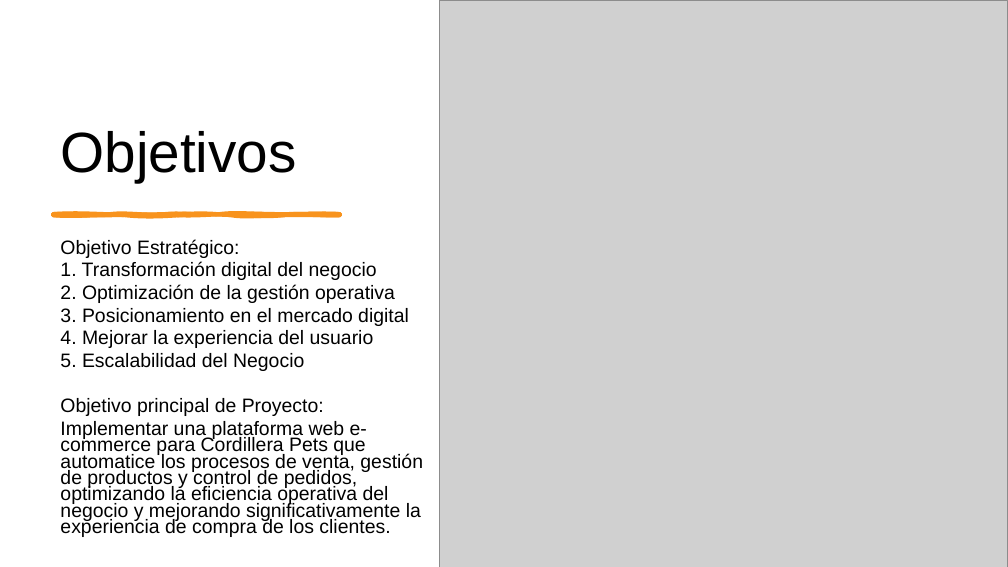
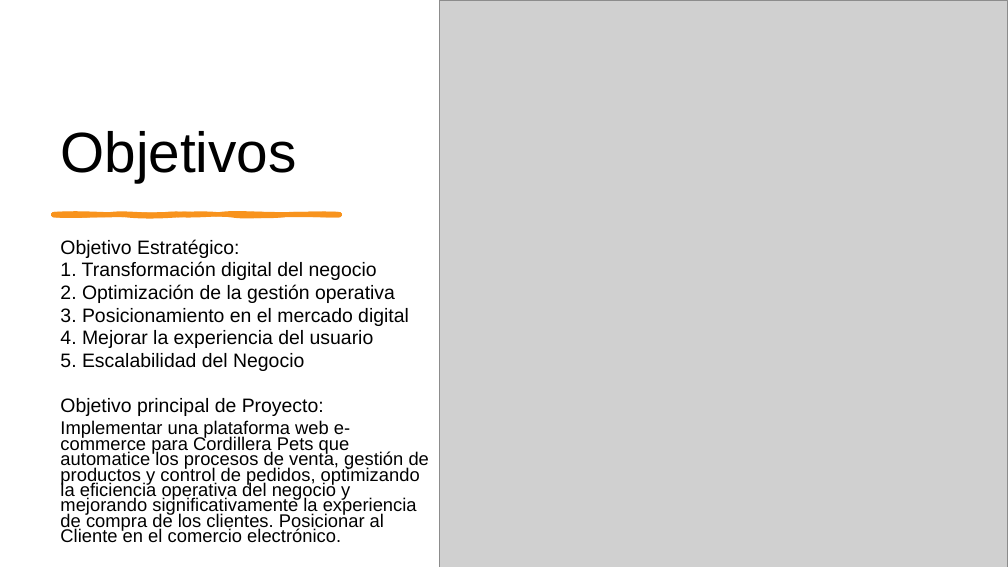
Before and after one commit to nrocha02/2025_MA_CAPSTONE_704D_GRUPO_2, a slide deck: slide 3 of Evidencias Grupales/03-ESTRUCTURA-PRESENTACION-VISION INICIAL DEL PROYECTO.pptx. Drawn at 1008x567 pixels with LibreOffice and Linux fonts; fonts in the diff are those of the drawing; grey boxes stand for pictures. Boxes give left, top, right and bottom in pixels: in the first picture for what was removed or moved away, otherwise in the second. Text is boxed around its words. In the diff, an @@ line names an element or a change of style, - is before the commit and + after.

```diff
--- a/Evidencias Grupales/03-ESTRUCTURA-PRESENTACION-VISION INICIAL DEL PROYECTO.pptx
+++ b/Evidencias Grupales/03-ESTRUCTURA-PRESENTACION-VISION INICIAL DEL PROYECTO.pptx
@@ text at (60,420,429,542): text changed; size 18.5 to 17.5 pt @@
-Implementar una plataforma web e-commerce para Cordillera Pets que automatice los procesos de venta, gestión de productos y control de pedidos, optimizando la eficiencia operativa del negocio y mejorando significativamente la experiencia de compra de los clientes.
+Implementar una plataforma web e-commerce para Cordillera Pets que automatice los procesos de venta, gestión de productos y control de pedidos, optimizando la eficiencia operativa del negocio y mejorando significativamente la experiencia de compra de los clientes. Posicionar al Cliente en el comercio electrónico.
```
Also in this commit, not shown: 4 other slides changed, 1 slide added, 1 slide removed.
